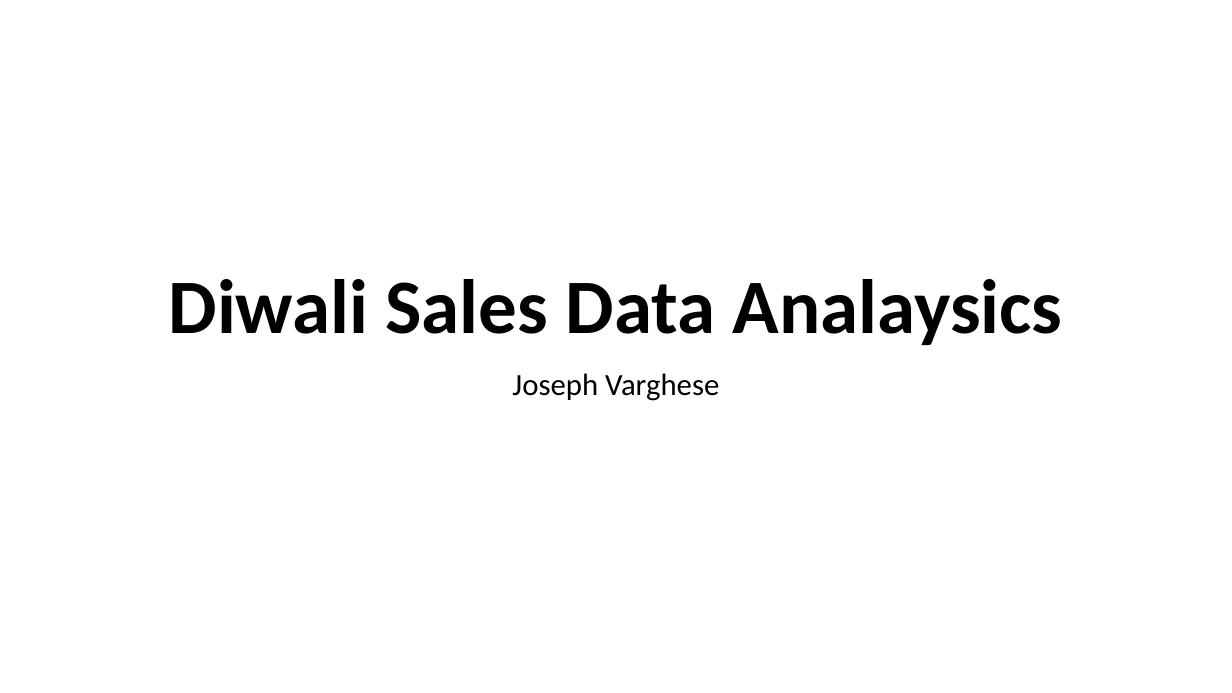
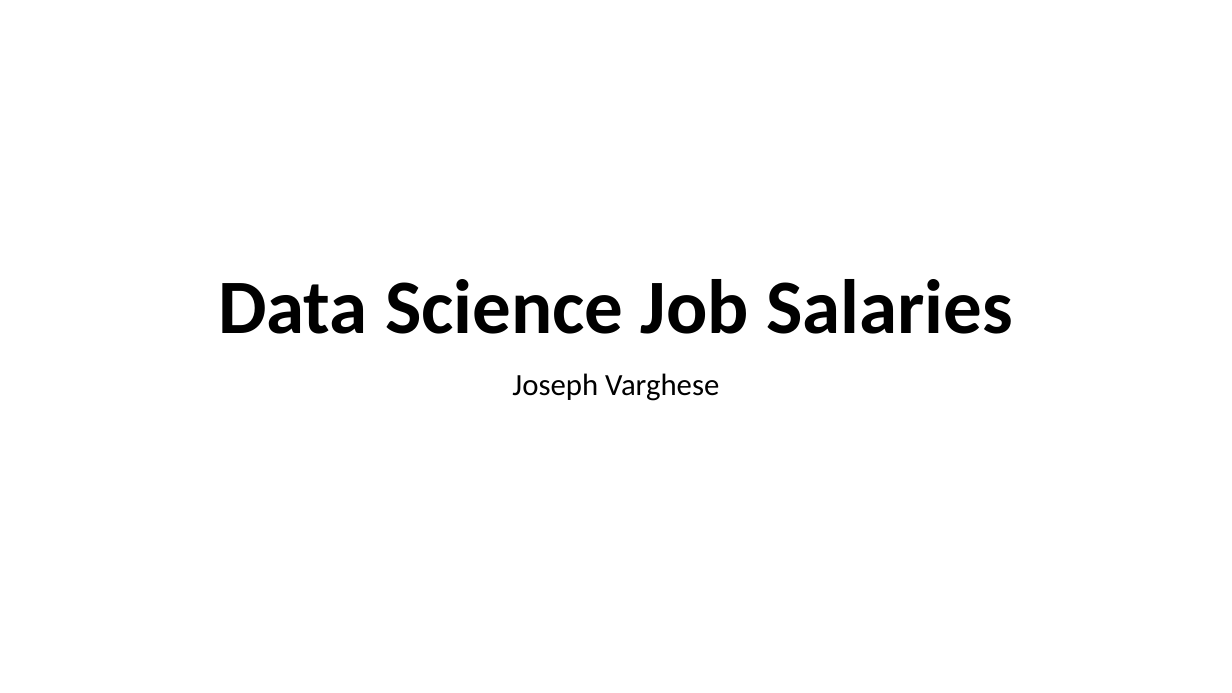
Before and after one commit to Josephvarghes/DataSciSalary_Predictor, a slide deck: slide 1 of PO.pptx. Drawn at 1232x693 pixels with LibreOffice and Linux fonts; fonts in the diff are those of the drawing. Boxes give left, top, right and bottom in pixels: in the first picture for what was removed or moved away, otherwise in the second. Text is boxed around its words. In the diff, an @@ line names an element or a change of style, - is before the commit and + after.

```diff
--- a/PO.pptx
+++ b/PO.pptx
@@ title at bbox=[218, 279, 1013, 334]: text changed @@
-Diwali Sales Data Analaysics
+Data Science Job Salaries
```
Also in this commit, not shown: 5 other slides changed, 1 slide added, 1 slide removed, 4 other files.
